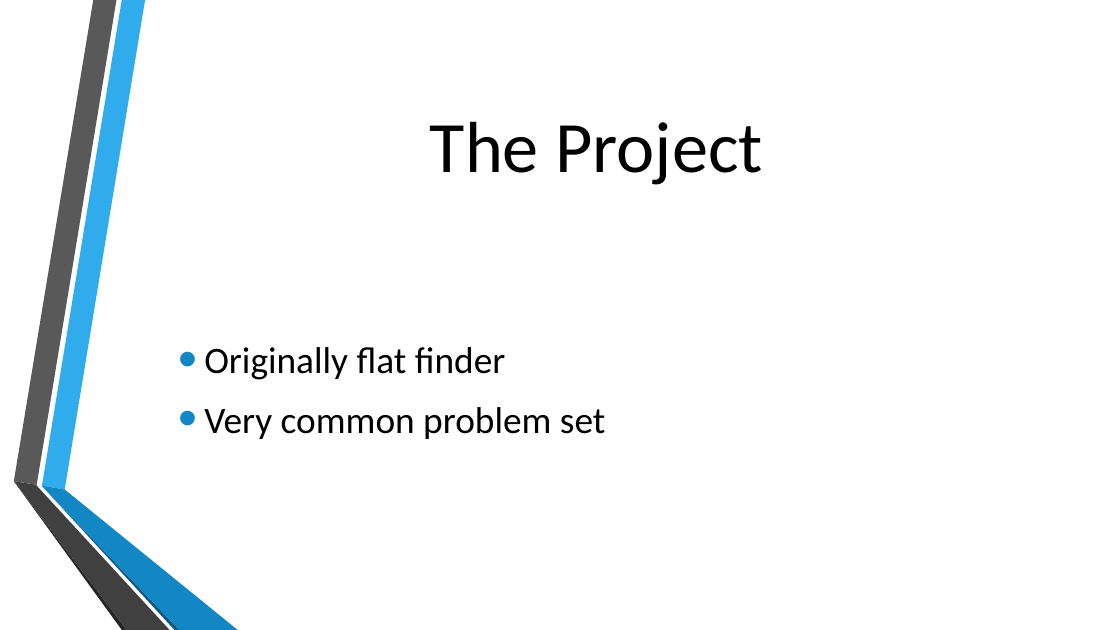
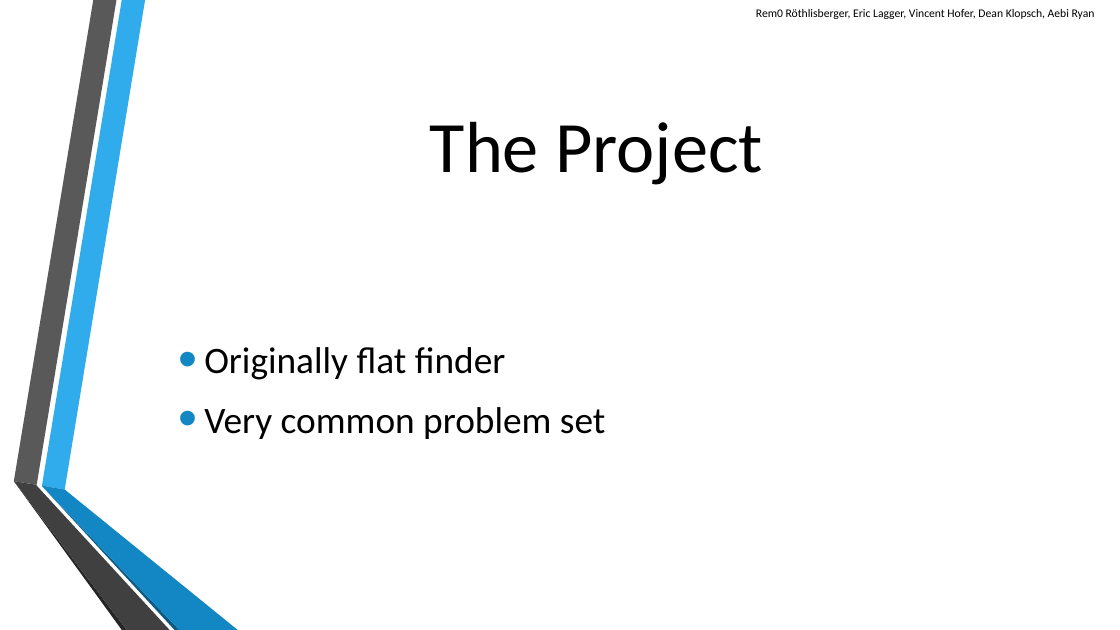
Before and after one commit to scg-unibe-ch/ese2016-team8, a slide deck: slide 5 of baseProject/presentation/Presentation-Team8.pptx. Drawn at 1120x630 pixels with LibreOffice and Linux fonts; fonts in the diff are those of the drawing; background and template pictures are left out. Boxes give left, top, right and bottom in pixels: in the first picture for what was removed or moved away, otherwise in the second. Text is boxed around its words. In the diff, an @@ line names an element or a change of style, - is before the commit and + after.

```diff
--- a/baseProject/presentation/Presentation-Team8.pptx
+++ b/baseProject/presentation/Presentation-Team8.pptx
@@ text added at (x1=756, y1=9, x2=1095, y2=19), 10 pt, text #000000 @@
+Rem0 Röthlisberger, Eric Lagger, Vincent Hofer, Dean Klopsch, Aebi Ryan
```
Also in this commit, not shown: 5 other slides changed, 2 slides added, 1 slide removed, 1 other file.
